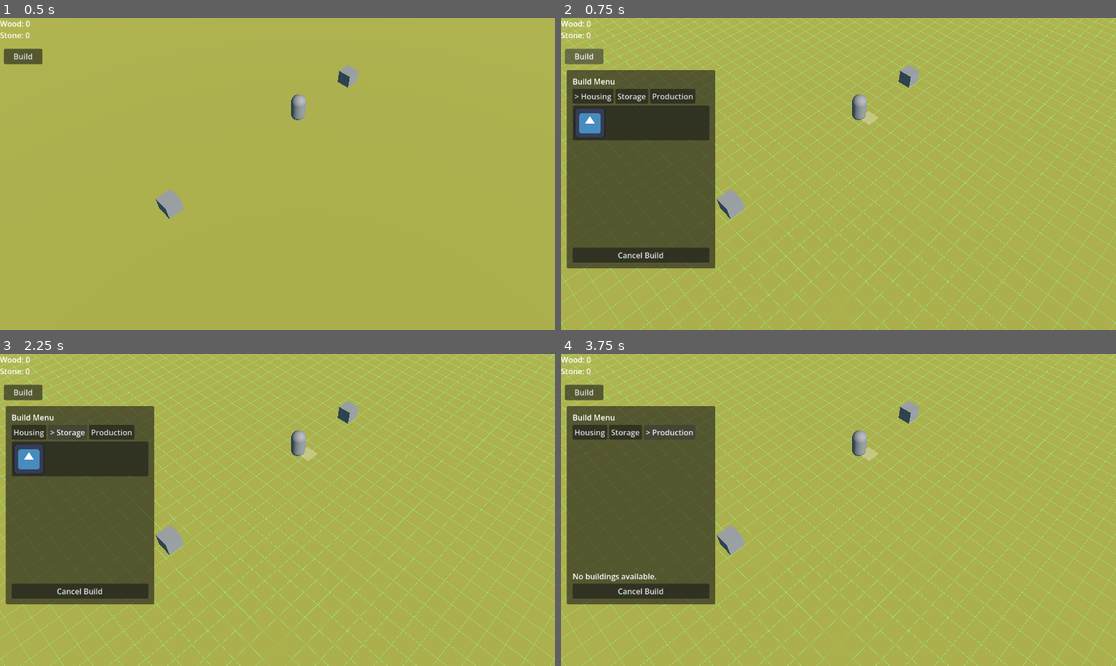
Above: before the commit, frames 1-4 (two rows, left to right).
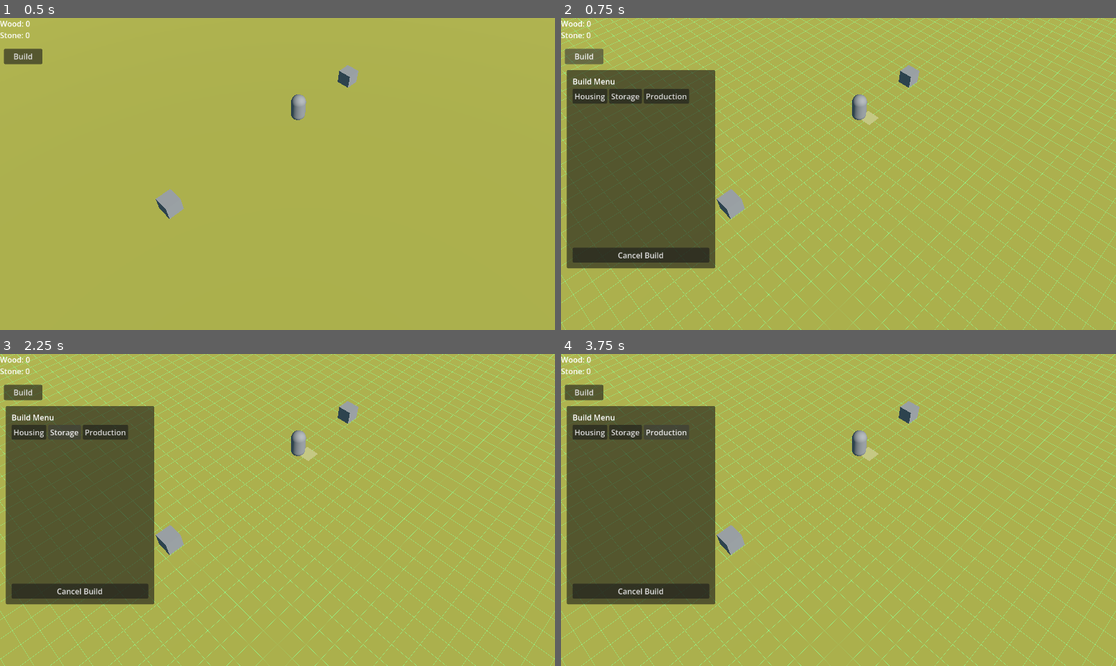
Above: after the commit, the same moments.

Repository: lx18093574415-dev/START
Game: Godot game, scene res://node_3d.tscn
Two runs of this game, one before a commit and one after it. Both use one fixed random seed, a clock stepped at 60 frames per second and the inputs below. The engine's default icon, where the game draws it, is replaced by a stand-in: a white triangle on a blue panel in a dark square.
Inputs:
- Up to frame 1 (0.5 s): no input
- Up to frame 2 (0.75 s): click "Build" at 0.5 s
- Up to frame 3 (2.25 s): click "> Housing" (after the commit: "Housing") at 1.25 s; click "Storage" at 2 s
- Up to frame 4 (3.75 s): click "Housing" at 2.75 s; click "Production" at 3.5 s

Frame 1 is identical in both runs. In frame 2, 3.1% of the frame differs, in the area x 2-27%, y 22-40%; in frame 3, 3.0%; in frame 4, 0.3%.
Error before the commit: Invalid access to property or key 'cost_wood' on a base object of type 'Resource (BuildingData)'. (res://Scripts/Player/game_manager.gd:27)
Error after the commit: Parse Error: Could not find type "ResourceData" in the current scope. (res://Scripts/Player/game_manager.gd:7)

Commit message:
Upload alien colony build data refactor

Diff:
--- a/Scripts/Player/game_manager.gd
+++ b/Scripts/Player/game_manager.gd
@@ -1,37 +1,122 @@
 extends Node
 
-signal resources_changed(wood: int, stone: int)
+signal resources_changed
 
-var wood = 0
-var stone = 0
+const RESOURCE_DIR := "res://Data/Resources"
+
+var resource_catalog: Array[ResourceData] = []
+var resource_defs_by_id := {}
+var inventory := {}
 
 
 func _ready():
-	resources_changed.emit(wood, stone)
+	_load_resource_catalog()
+	_ensure_inventory_defaults()
+	resources_changed.emit()
 
 
-func add_wood(amount):
-	wood += amount
-	resources_changed.emit(wood, stone)
+func add_resource(resource_id: StringName, amount: int):
+	var key = str(resource_id)
+	inventory[key] = get_resource_amount(resource_id) + amount
+	resources_changed.emit()
 
 
-func add_stone(amount):
-	stone += amount
-	resources_changed.emit(wood, stone)
+func get_resource_amount(resource_id: StringName) -> int:
+	return int(inventory.get(str(resource_id), 0))
 
 
-func has_build_cost(building_data: BuildingData) -> bool:
-	if building_data == null:
+func has_resources(costs: Dictionary) -> bool:
+	for resource_id in costs.keys():
+		if get_resource_amount(StringName(resource_id)) < int(costs[resource_id]):
+			return false
+
+	return true
+
+
+func spend_resources(costs: Dictionary) -> bool:
+	if not has_resources(costs):
 		return false
 
-	return wood >= building_data.cost_wood and stone >= building_data.cost_stone
+	for resource_id in costs.keys():
+		var key = str(resource_id)
+		inventory[key] = get_resource_amount(StringName(resource_id)) - int(costs[resource_id])
+
+	resources_changed.emit()
+	return true
 
 
-func spend_build_cost(building_data: BuildingData) -> bool:
-	if not has_build_cost(building_data):
-		return false
+func apply_inventory(saved_inventory: Dictionary):
+	inventory.clear()
+	_ensure_inventory_defaults()
 
-	wood -= building_data.cost_wood
-	stone -= building_data.cost_stone
-	resources_changed.emit(wood, stone)
-	return true
+	for resource_id in saved_inventory.keys():
+		inventory[str(resource_id)] = int(saved_inventory[resource_id])
+
+	resources_changed.emit()
+
+
+func export_inventory() -> Dictionary:
+	return inventory.duplicate(true)
+
+
+func get_resource_catalog() -> Array[ResourceData]:
+	return resource_catalog.duplicate()
+
+
+func get_resource_def(resource_id: StringName) -> ResourceData:
+	return resource_defs_by_id.get(resource_id)
+
+
+func get_resource_label(resource_id: StringName) -> String:
+	var resource_def = get_resource_def(resource_id)
+	if resource_def == null:
+		return str(resource_id)
+	return resource_def.display_name
+
+
+func get_resource_labels() -> Dictionary:
+	var labels := {}
+	for resource_def in resource_catalog:
+		labels[resource_def.resource_id] = resource_def.display_name
+	return labels
+
+
+func get_resource_order() -> Array[StringName]:
+	var order: Array[StringName] = []
+	for resource_def in resource_catalog:
+		order.append(resource_def.resource_id)
+	return order
+
+
+func get_visible_resources() -> Array[ResourceData]:
+	var visible_resources: Array[ResourceData] = []
+	for resource_def in resource_catalog:
+		if resource_def.spawnable or get_resource_amount(resource_def.resource_id) > 0:
+			visible_resources.append(resource_def)
+	return visible_resources
+
+
+func _load_resource_catalog():
+	resource_catalog.clear()
+	resource_defs_by_id.clear()
+
+	var files = DirAccess.get_files_at(RESOURCE_DIR)
+	files.sort()
+
+	for file_name in files:
+		if file_name.get_extension() != "tres":
+			continue
+
+		var loaded = load(RESOURCE_DIR.path_join(file_name))
+		if loaded is ResourceData:
+			resource_catalog.append(loaded)
+			resource_defs_by_id[loaded.resource_id] = loaded
+
+	resource_catalog.sort_custom(func(a: ResourceData, b: ResourceData): return a.sort_order < b.sort_order)
+
+
+func _ensure_inventory_defaults():
+	for resource_def in resource_catalog:
+		var key = str(resource_def.resource_id)
+		if not inventory.has(key):
+			inventory[key] = 0
